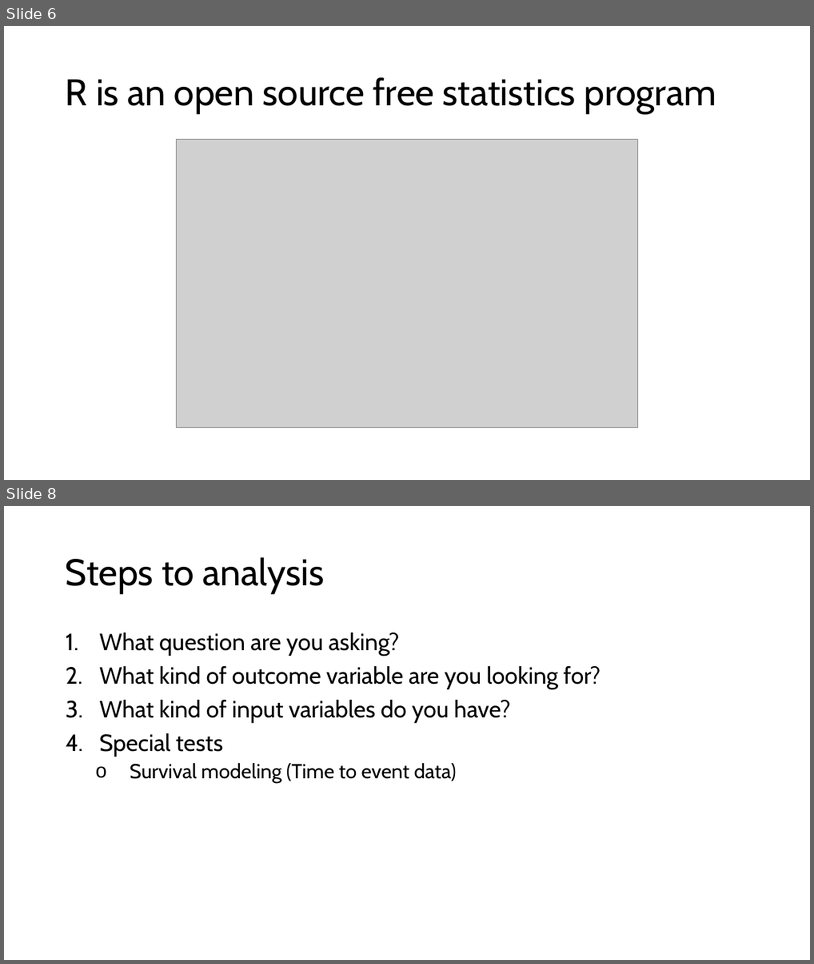
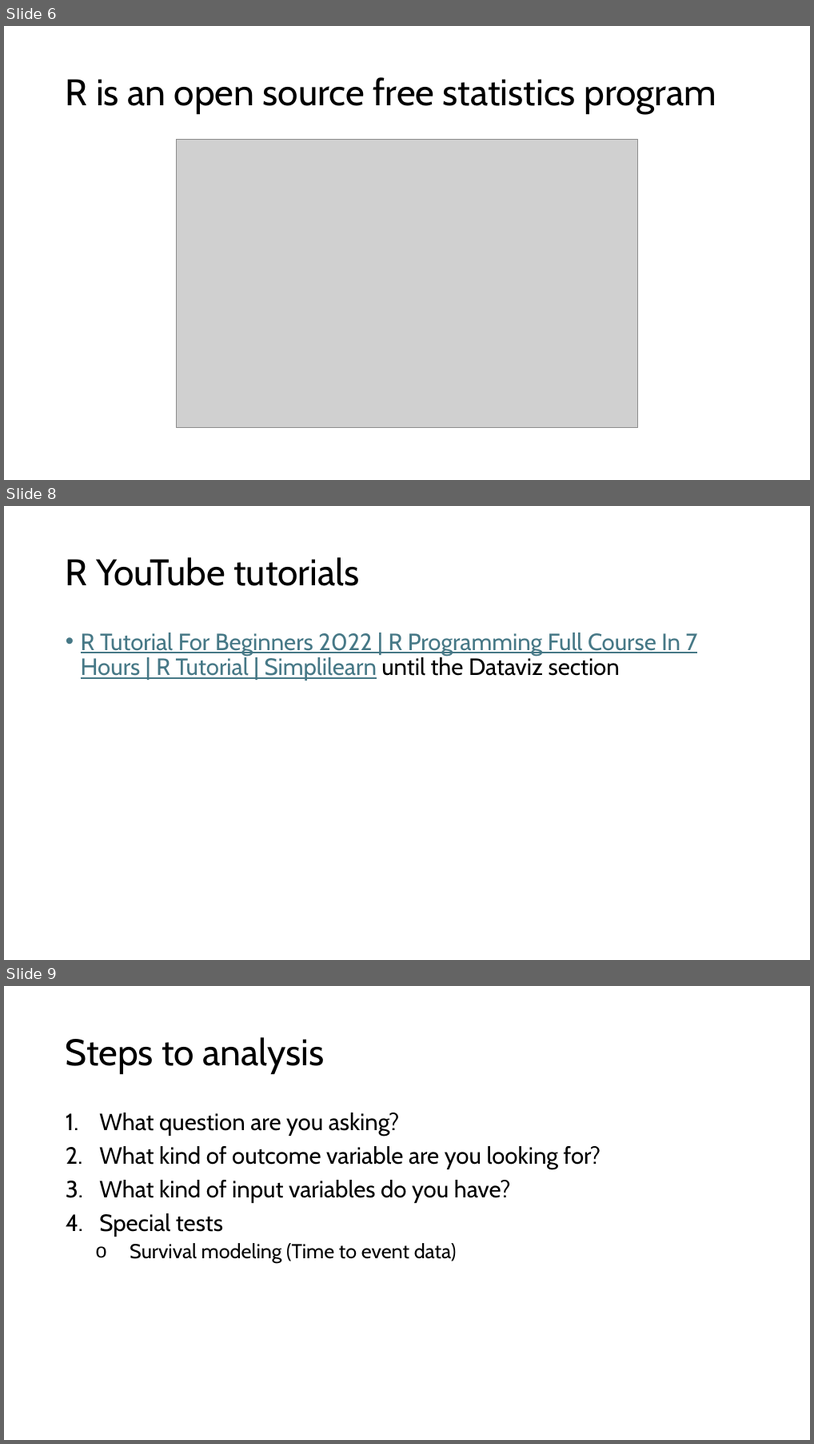
Before and after one commit to HTS-dev96/Pragmatic-R-and-Stats, a slide deck: Pratical Approach to stats and R.pptx. Shown one above the other, each under a label of ours: slides 6 and 8 before the commit, slides 6, 8 and 9 after it; the slides between them are not shown. The pictures are 814x964 and 814x1444 pixels, drawn with LibreOffice and Linux fonts; fonts in the diff are those of the drawing; grey boxes stand for pictures. Boxes give left, top, right and bottom in pixels: in the first picture for what was removed or moved away, otherwise in the second. Text is boxed around its words. In the diff, an @@ line names an element or a change of style, - is before the commit and + after.

```diff
--- a/Pratical Approach to stats and R.pptx
+++ b/Pratical Approach to stats and R.pptx
@@ slide 8 added at [4, 506, 810, 960], background #FFFFFF @@
@@ title added at [66, 557, 359, 586], 44 pt, text #000000 @@
+R YouTube tutorials
@@ text added at [81, 632, 698, 680], 28 pt, text #467886, underline @@
+• R Tutorial For Beginners 2022 | R Programming Full Course In 7 Hours | R Tutorial | Simplilearn until the Dataviz section
@@ what was slide 8 is now slide 9 @@
```
Also in this commit, not shown: 3 slides changed, 4 other slides added.
